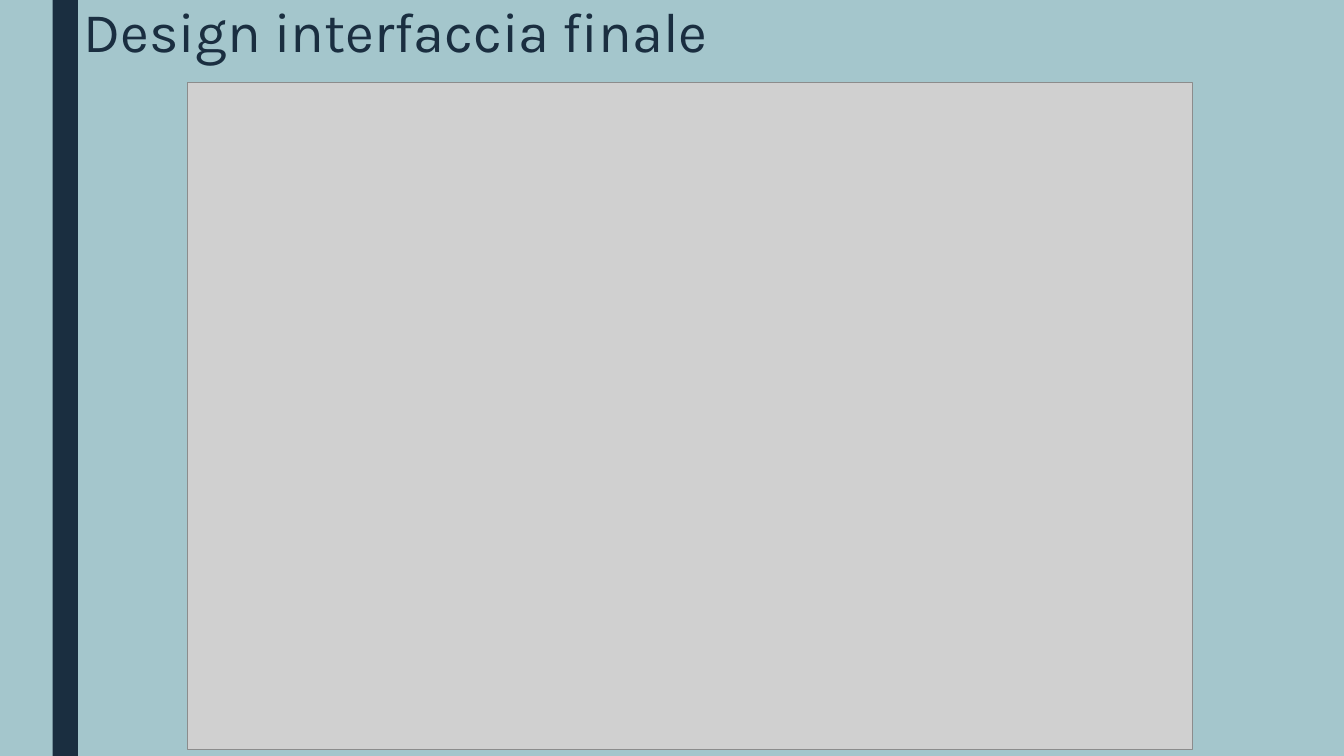
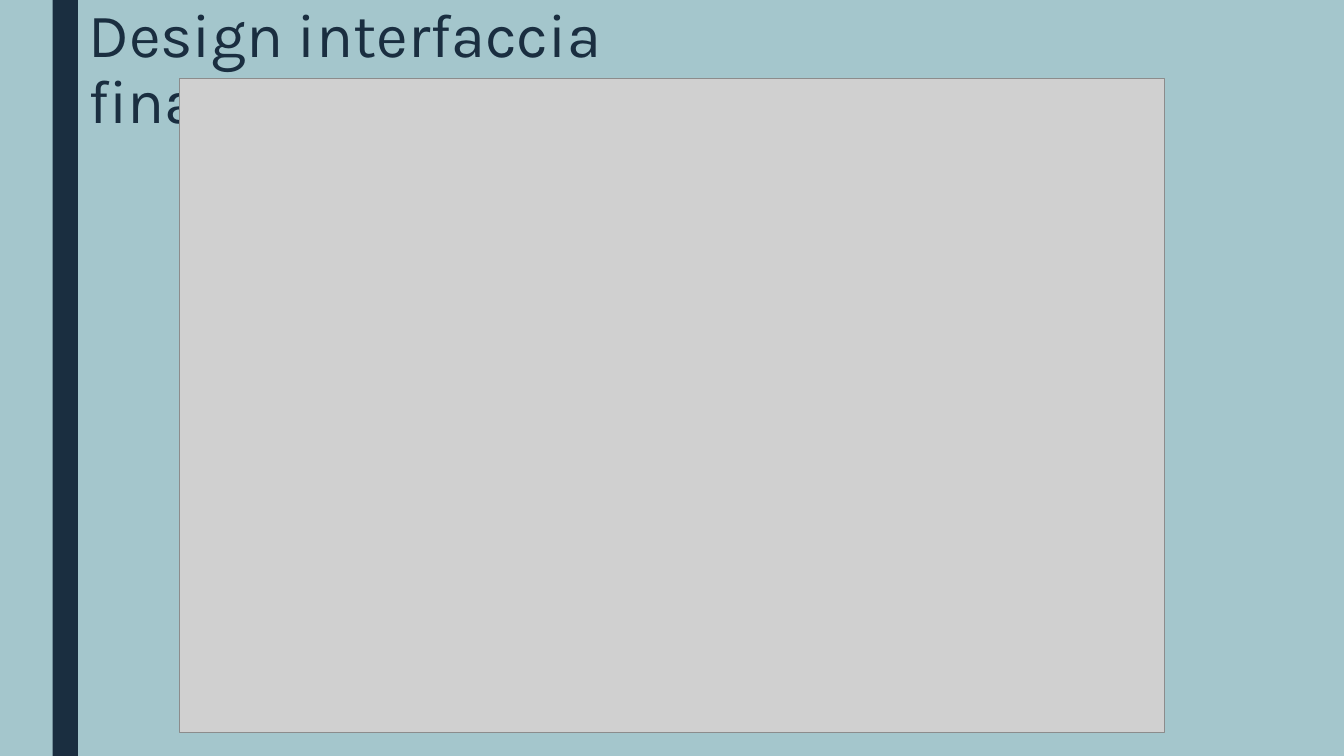
Before and after one commit to ChristianMongaSAMT/Wordcloud-generator, a slide deck: slide 9 of 9_Presentazione/Wordcloud generator.pptx. Drawn at 1344x756 pixels with LibreOffice and Linux fonts; fonts in the diff are those of the drawing; grey boxes stand for pictures. Boxes give left, top, right and bottom in pixels: in the first picture for what was removed or moved away, otherwise in the second. Text is boxed around its words. In the diff, an @@ line names an element or a change of style, - is before the commit and + after.

```diff
--- a/9_Presentazione/Wordcloud generator.pptx
+++ b/9_Presentazione/Wordcloud generator.pptx
@@ title "Design interfaccia finale" at bbox=[88, 14, 601, 138]: size 40 to 44 pt @@
@@ picture: place and size @@
-picture at bbox=[188, 83, 1193, 750]
+picture at bbox=[179, 79, 1166, 733]
```
Also in this commit, not shown: 11 other slides changed, 1 slide added, 1 other file.
